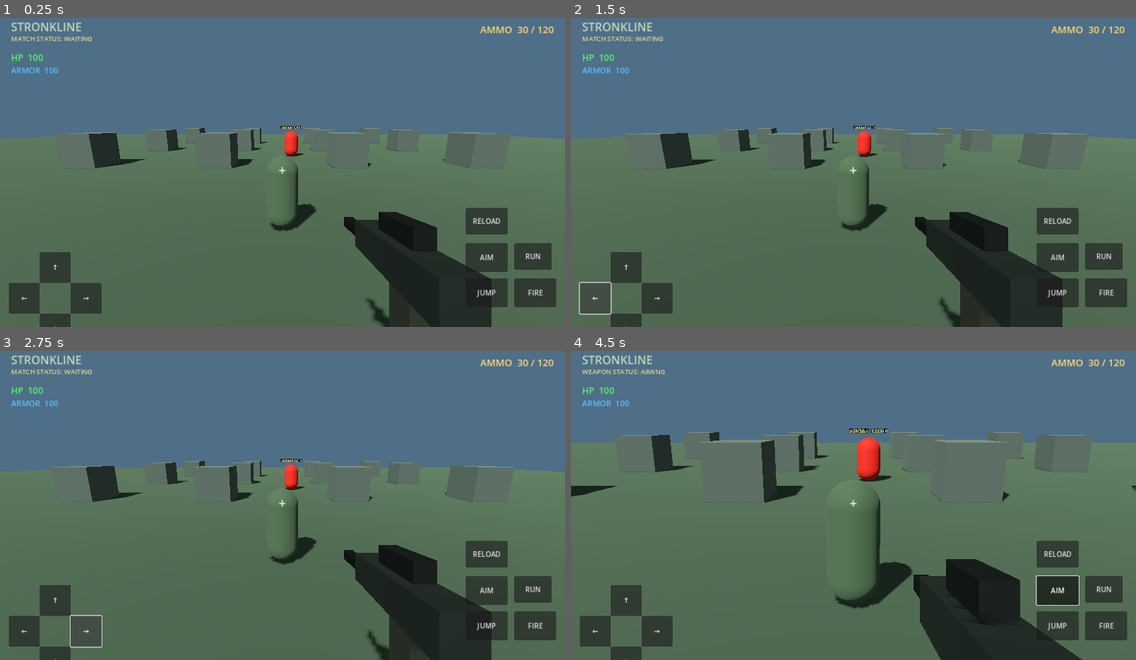
Above: before the commit, frames 1-4 (two rows, left to right).
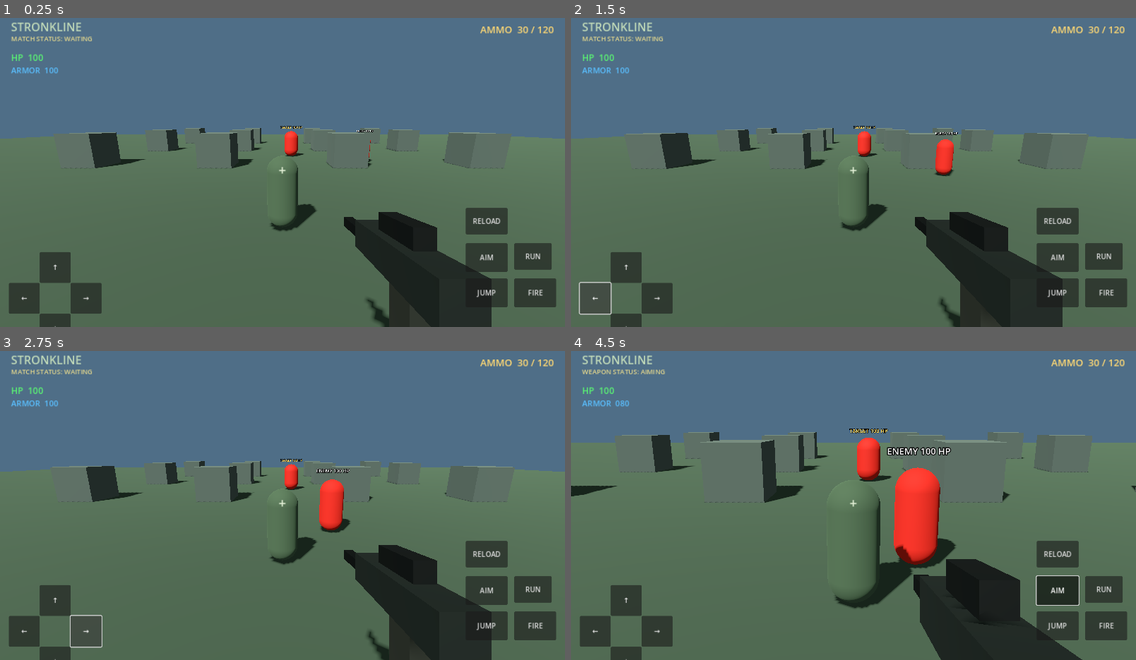
Above: after the commit, the same moments.

Repository: strda77/StrOnkLine
Game: Godot game, scene res://scenes/main.tscn
Same seed, same stepped clock (60 frames per second), same inputs: the game is played once before the commit and once after it.
Inputs:
- Up to frame 1 (0.25 s): no input
- Up to frame 2 (1.5 s): click "↑" at 0.5 s; click "←" at 1.25 s
- Up to frame 3 (2.75 s): click "→" at 2 s
- Up to frame 4 (4.5 s): click "JUMP" at 2.75 s; click "RUN" at 3.5 s; click "AIM" at 4.25 s

The runs differ from the first frame. In frame 1, less than 0.1% of the frame differs, in the area x 63-67%, y 36-47%; in frame 2, 0.4%; in frame 3, 0.8%; in frame 4, 2.8%, in the area x 7-69%, y 15-71%.

Commit message:
Add bot enemy creation to main.gd

Diff:
--- a/scripts/main.gd
+++ b/scripts/main.gd
@@ -3,6 +3,8 @@
 
 const PLAYER_SCRIPT = preload("res://scripts/player.gd")
 const TARGET_SCRIPT = preload("res://scripts/training_target.gd")
+const BOT_SCRIPT = preload("res://scripts/bot_enemy.gd")
+
 var player: CharacterBody3D
 var ammo_label: Label
 var aim_button: Button
@@ -12,10 +14,12 @@
 var armor_label: Label
 
 
+
 func _ready() -> void:
     create_ground()
     create_environment_objects()
     create_player()
+    create_bot_enemy()
     create_training_target()
     create_mobile_controls()
     create_hud()
@@ -358,11 +362,20 @@
             if active
             else "MATCH STATUS: WAITING"
         )
+
+func create_bot_enemy() -> void:
+    var bot := CharacterBody3D.new()
+    bot.set_script(BOT_SCRIPT)
+    bot.position = Vector3(6, 0, -10)
+    add_child(bot)
+    bot.set_player(player)
+
 func create_training_target() -> void:
     var target := StaticBody3D.new()
     target.set_script(TARGET_SCRIPT)
     target.position = Vector3(0.7, 0, -12)
     add_child(target)
+
 func _on_hit_confirmed() -> void:
     show_hit_marker("X", Color(1.0, 0.25, 0.18))
 
